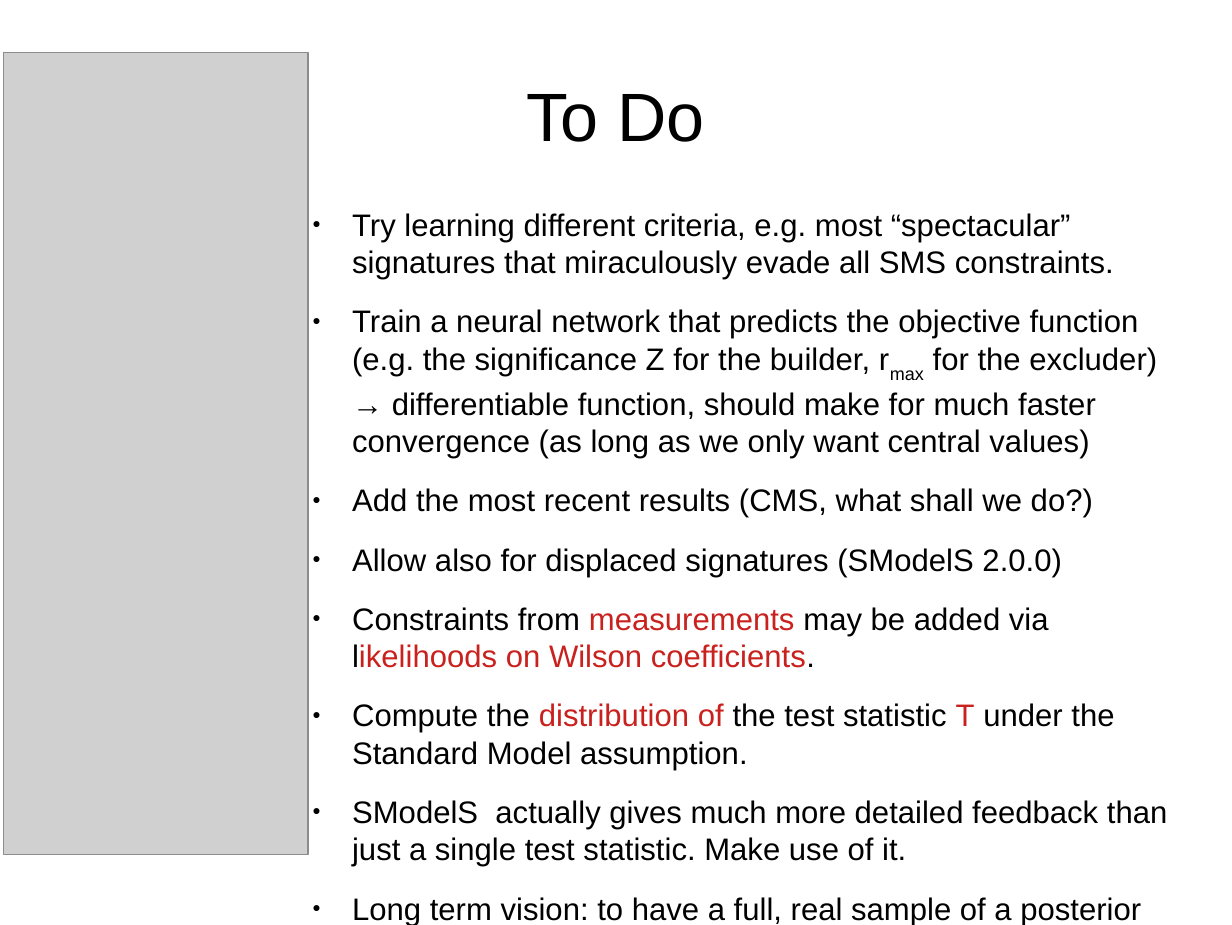
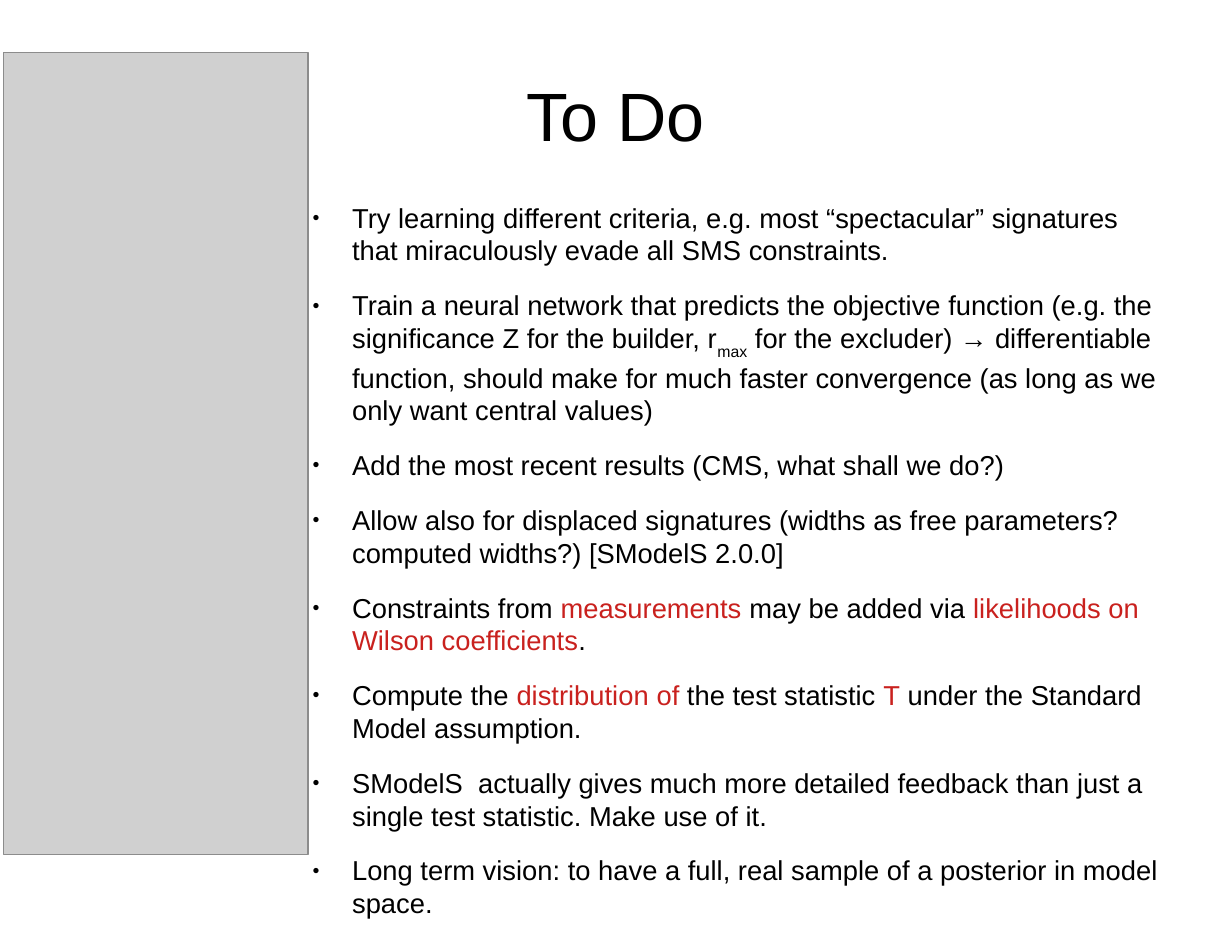
Before and after one commit to SModelS/smodels-utils, a slide deck: slide 18 of combinations/amb.odp. Drawn at 1232x925 pixels with LibreOffice and Linux fonts; fonts in the diff are those of the drawing; grey boxes stand for pictures. Boxes give left, top, right and bottom in pixels: in the first picture for what was removed or moved away, otherwise in the second. Text is boxed around its words. In the diff, an @@ line names an element or a change of style, - is before the commit and + after.

Commit message:
yau

```diff
--- a/combinations/amb.odp
+++ b/combinations/amb.odp
@@ text at [352,208,1157,919]: size 20 to 17.6 pt in "Try learning different criteria, e.g. most “spectacular” ...", "Train a neural network that predicts the ...", "Add the most recent results (CMS, what ...", "Constraints from measurements may be added via ..." and 4 more places; text colour #000000 to #C9211E in "likelihoods" @@
@@ text at [352,510,1117,568]: text changed; size 20 to 17.6 pt @@
-● Allow also for displaced signatures (SModelS 2.0.0)
+● Allow also for displaced signatures (widths as free parameters?computed widths?) [SModelS 2.0.0]
```
